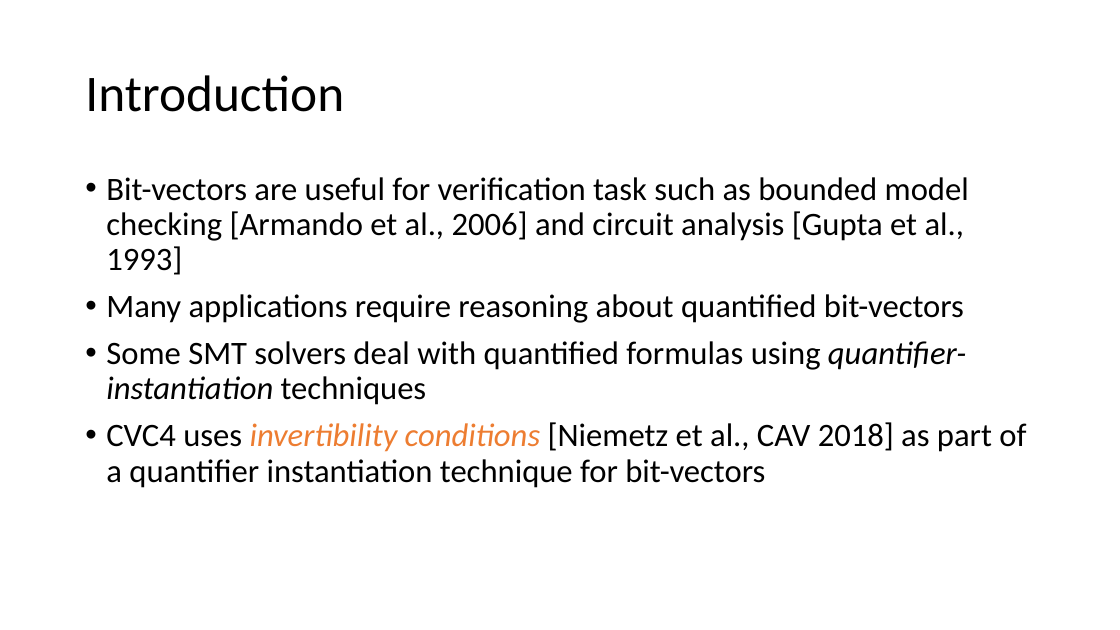
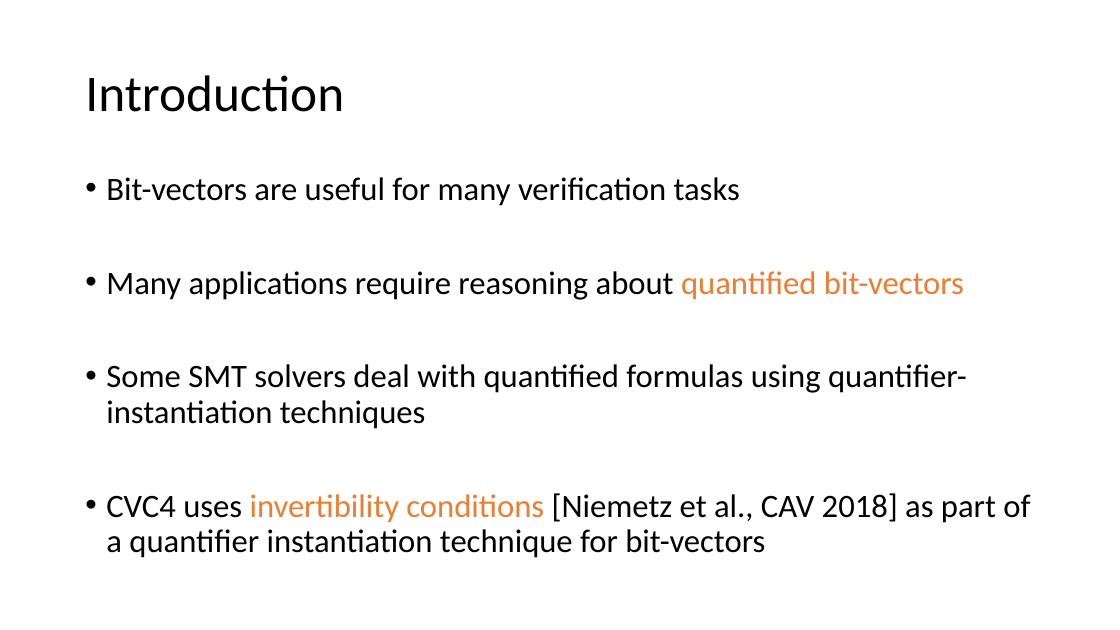
Before and after one commit to arjunvish/fmcad2019, a slide deck: slide 2 of FMCAD Presentation.pptx. Drawn at 1120x630 pixels with LibreOffice and Linux fonts; fonts in the diff are those of the drawing. Boxes give left, top, right and bottom in pixels: in the first picture for what was removed or moved away, otherwise in the second. Text is boxed around its words. In the diff, an @@ line names an element or a change of style, - is before the commit and + after.

```diff
--- a/FMCAD Presentation.pptx
+++ b/FMCAD Presentation.pptx
@@ text at (106, 177, 740, 206): text changed @@
-• Bit-vectors are useful for verification task such as bounded model checking [Armando et al., 2006] and circuit analysis [Gupta et al., 1993]
+• Bit-vectors are useful for many verification tasks
@@ text at (106, 271, 1030, 558): text colour #000000 to #ED7D31 in "quantified bit-vectors"; italic off in "quantifier-instantiation", "invertibility conditions" @@
```
Also in this commit, not shown: 3 other slides changed, 1 slide added, 1 other file.
